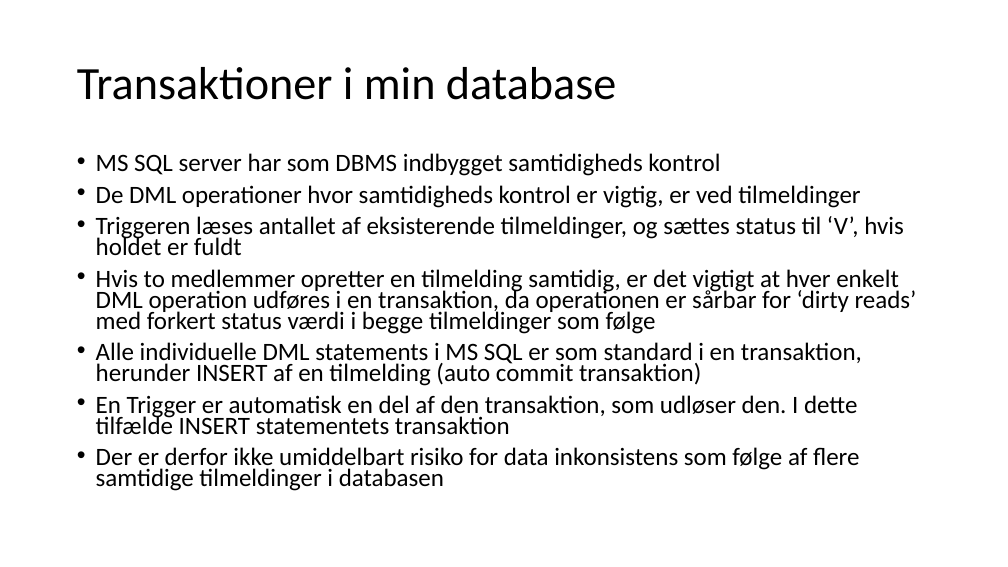
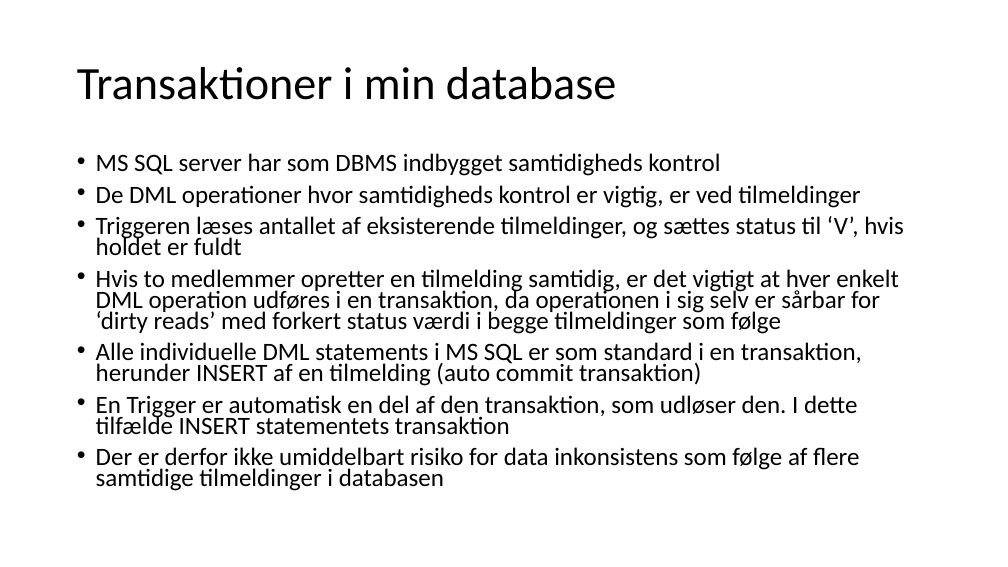
Before and after one commit to JensErikPedersen/misc, a slide deck: slide 12 of eventmanagement/Præsentation.pptx. Drawn at 1008x567 pixels with LibreOffice and Linux fonts; fonts in the diff are those of the drawing. Boxes give left, top, right and bottom in pixels: in the first picture for what was removed or moved away, otherwise in the second. Text is boxed around its words. In the diff, an @@ line names an element or a change of style, - is before the commit and + after.

```diff
--- a/eventmanagement/Præsentation.pptx
+++ b/eventmanagement/Præsentation.pptx
@@ text at (96, 269, 899, 334): text changed @@
-• Hvis to medlemmer opretter en tilmelding samtidig, er det vigtigt at hver enkelt DML operation udføres i en transaktion, da operationen er sårbar for ‘dirty reads’ med forkert status værdi i begge tilmeldinger som følge
+• Hvis to medlemmer opretter en tilmelding samtidig, er det vigtigt at hver enkelt DML operation udføres i en transaktion, da operationen i sig selv er sårbar for ‘dirty reads’ med forkert status værdi i begge tilmeldinger som følge
```
Also in this commit, not shown: 2 other slides changed, 1 other file.
